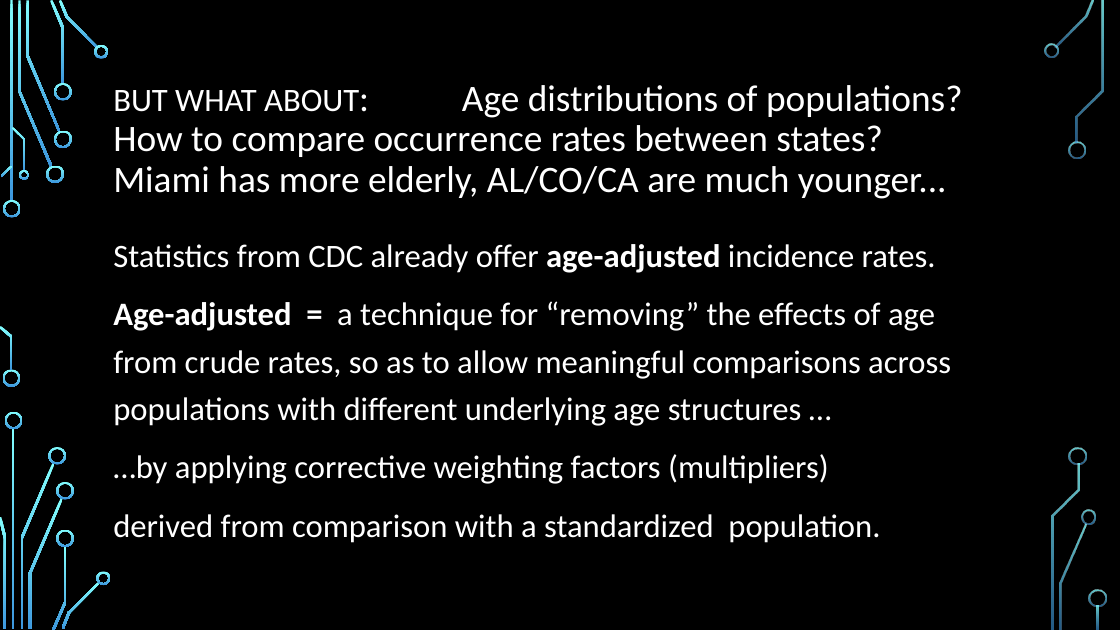
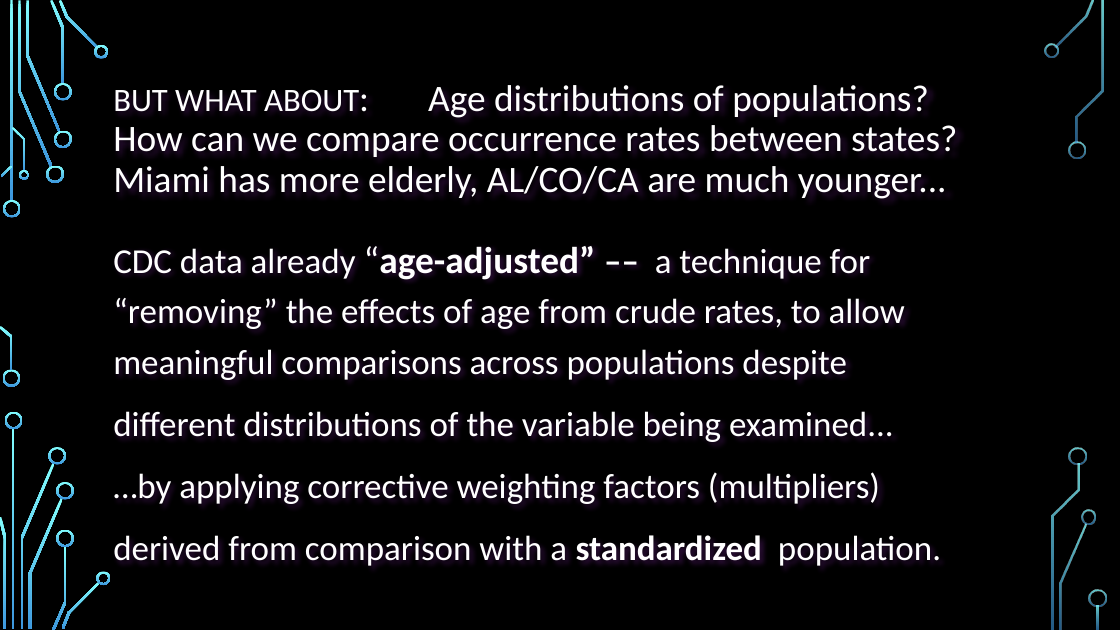
Before and after one commit to aeclaman/Project1, a slide deck: slide 26 of reports/SUICnotes.pptx (slide 3 before the commit). Drawn at 1120x630 pixels with LibreOffice and Linux fonts; fonts in the diff are those of the drawing; background and template pictures are left out. Boxes give left, top, right and bottom in pixels: in the first picture for what was removed or moved away, otherwise in the second. Text is boxed around its words. In the diff, an @@ line names an element or a change of style, - is before the commit and + after.

```diff
--- a/reports/SUICnotes.pptx
+++ b/reports/SUICnotes.pptx
@@ title at <box>113,85,957,199</box>: text changed @@
-BUT WHAT ABOUT: Age distributions of populations?
-How to compare occurrence rates between states?
-Miami has more elderly, AL/CO/CA are much younger...
+BUT WHAT ABOUT: Age distributions of populations?
+How can we compare occurrence rates between states?
+Miami has more elderly, AL/CO/CA are much younger...
@@ text at <box>113,246,905,442</box>: text changed; size 28 to 30 pt @@
-Statistics from CDC already offer age-adjusted incidence rates.
-Age-adjusted = a technique for “removing” the effects of age from crude rates, so as to allow meaningful comparisons across populations with different underlying age structures …
+CDC data already “age-adjusted” –– a technique for “removing” the effects of age from crude rates, to allow meaningful comparisons across populations despite
+different distributions of the variable being examined...
@@ text at <box>113,472,941,566</box>: size 28 to 30 pt in "…by applying corrective weighting factors (multipliers)", "derived from comparison with a standardized population."; bold on in "standardized" @@
```
Also in this commit, not shown: 10 other slides changed, 13 slides added, 5 slides removed.
